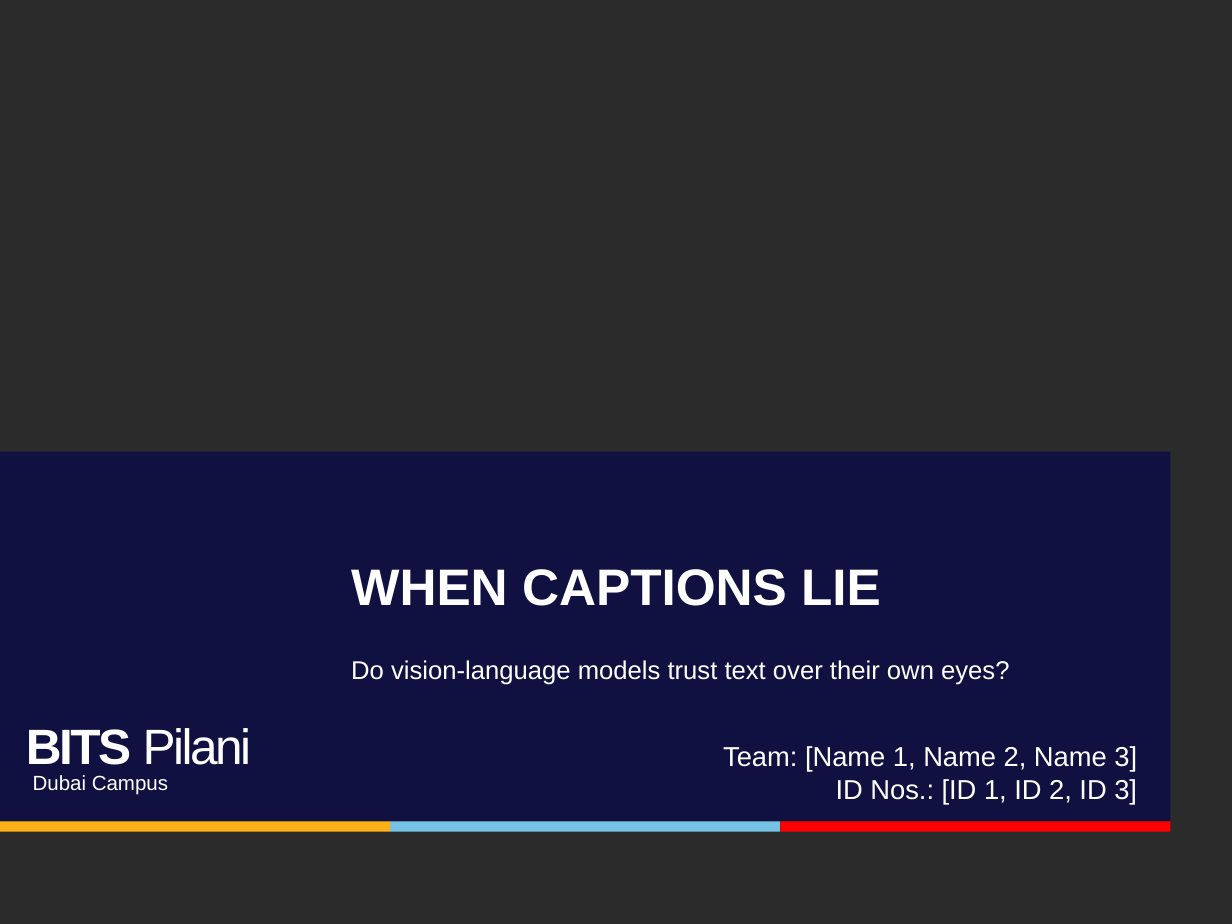
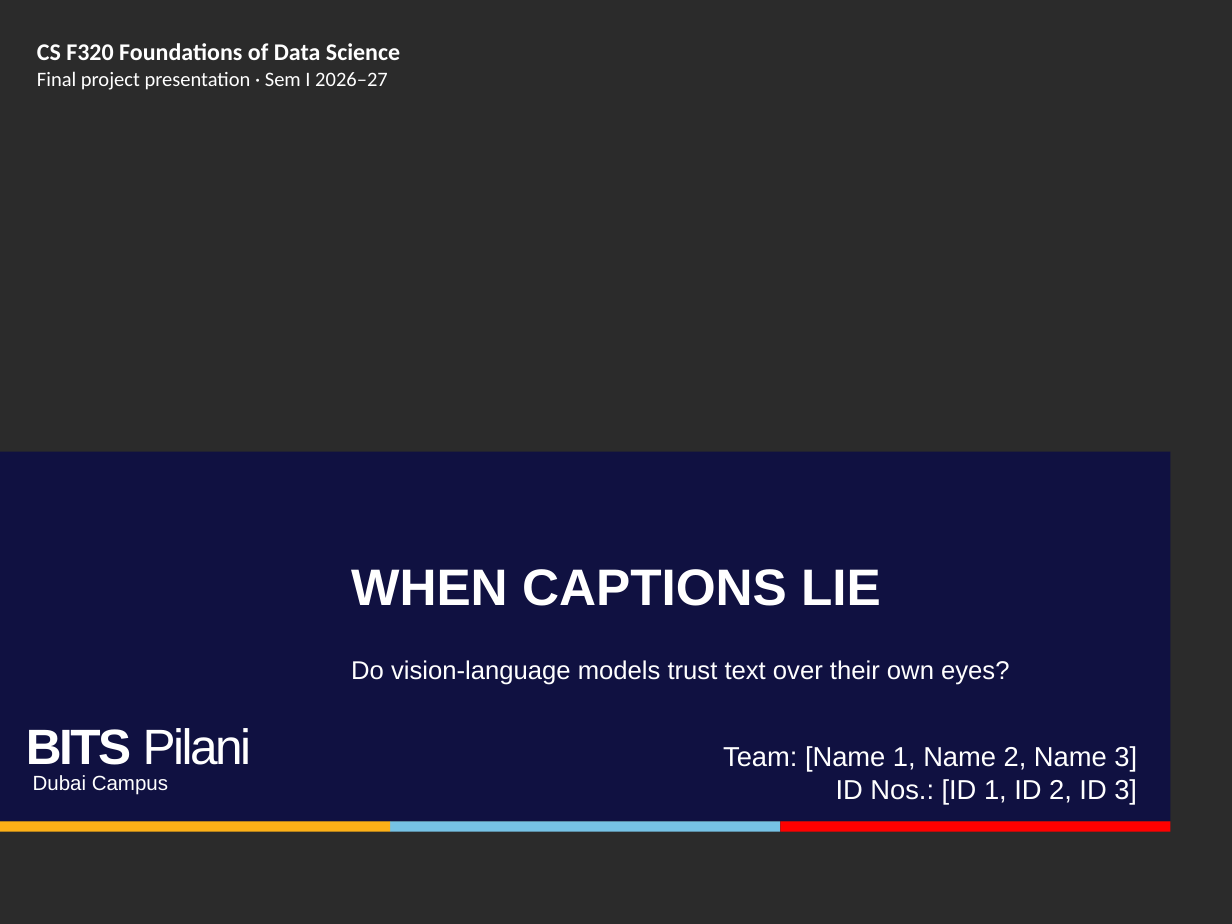
Before and after one commit to nishalpk/erb, a slide deck: slide 1 of reports/presentation/ERB2_final_presentation.pptx. Drawn at 1232x924 pixels with LibreOffice and Linux fonts; fonts in the diff are those of the drawing; background and template pictures are left out; a plain dark background stands for a picture behind light text. Boxes give left, top, right and bottom in pixels: in the first picture for what was removed or moved away, otherwise in the second. Text is boxed around its words. In the diff, an @@ line names an element or a change of style, - is before the commit and + after.

```diff
--- a/reports/presentation/ERB2_final_presentation.pptx
+++ b/reports/presentation/ERB2_final_presentation.pptx
@@ text added at <box>37,43,400,90</box>, 12 pt, text #FFFFFF @@
+CS F320 Foundations of Data Science
+Final project presentation · Sem I 2026–27
```
Also in this commit, not shown: 10 other slides changed, 11 other files.
